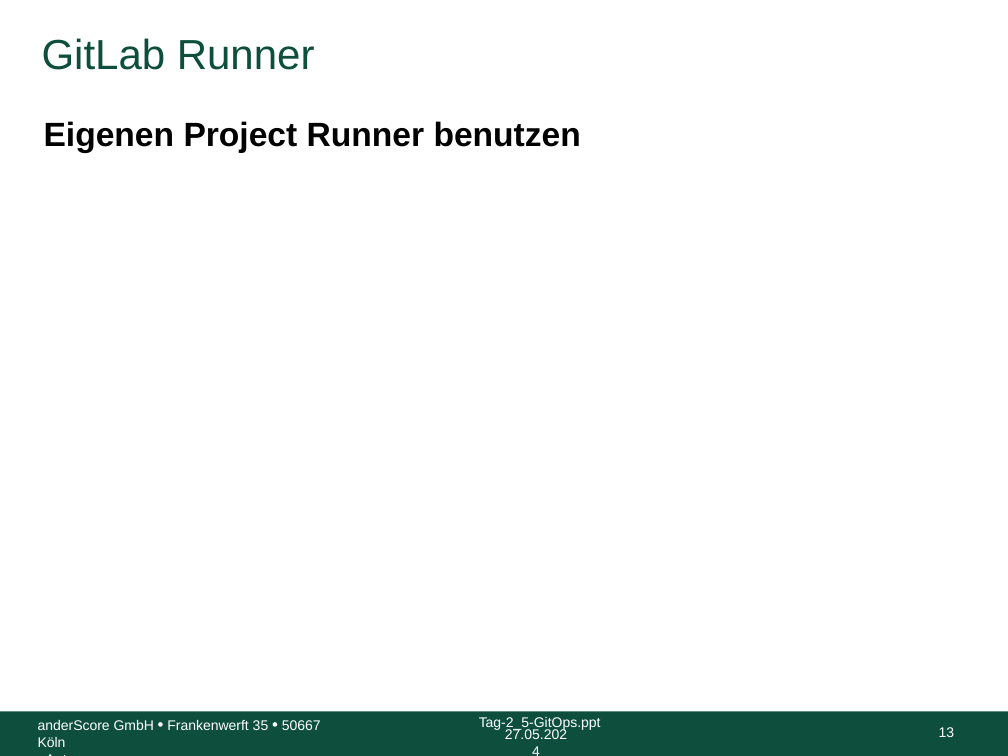
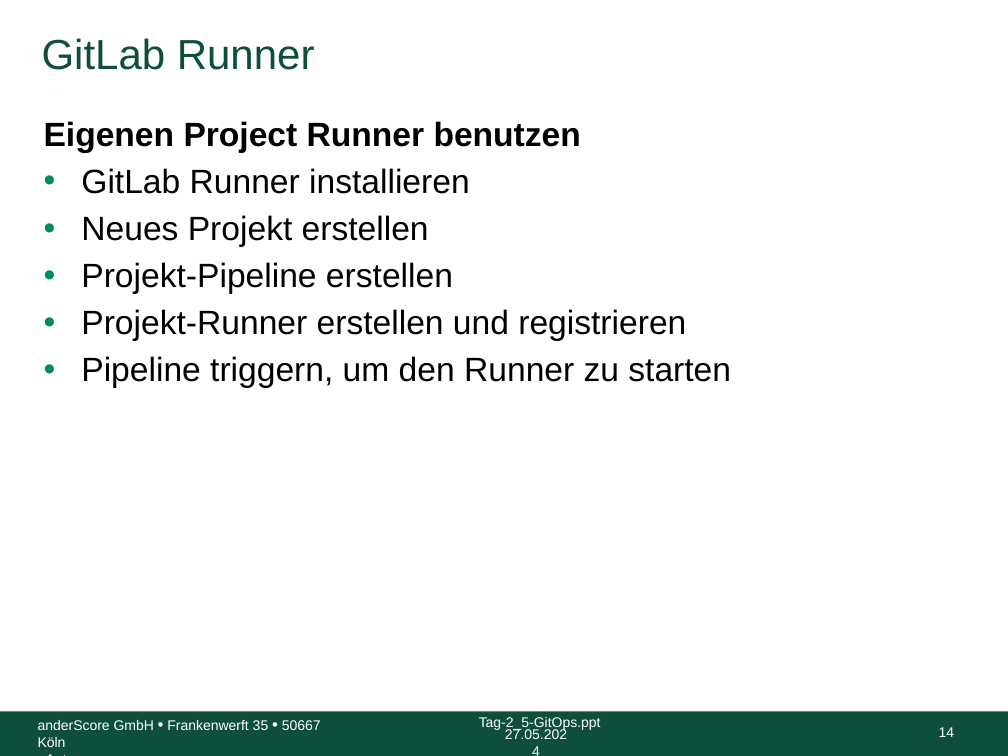
Before and after one commit to anderscore-gmbh/gitlab, a slide deck: slide 14 of slides/Tag-3_2-GitLab-Runner-Container-Registry.pptx (slide 13 before the commit). Drawn at 1008x756 pixels with LibreOffice and Linux fonts; fonts in the diff are those of the drawing; background and template pictures are left out. Boxes give left, top, right and bottom in pixels: in the first picture for what was removed or moved away, otherwise in the second. Text is boxed around its words. In the diff, an @@ line names an element or a change of style, - is before the commit and + after.

Commit message:
Tag-3_2: Installation Linux/Windows GitLab-Runner, uvm.

```diff
--- a/slides/Tag-3_2-GitLab-Runner-Container-Registry.pptx
+++ b/slides/Tag-3_2-GitLab-Runner-Container-Registry.pptx
@@ text at (x1=81, y1=168, x2=731, y2=388): paragraphs added @@
+• GitLab Runner installieren
+• Neues Projekt erstellen
+• Projekt-Pipeline erstellen
+• Projekt-Runner erstellen und registrieren
+• Pipeline triggern, um den Runner zu starten
@@ page number at (x1=939, y1=727, x2=955, y2=737): text changed @@
-13
+14
```
Also in this commit, not shown: 10 slides added.
